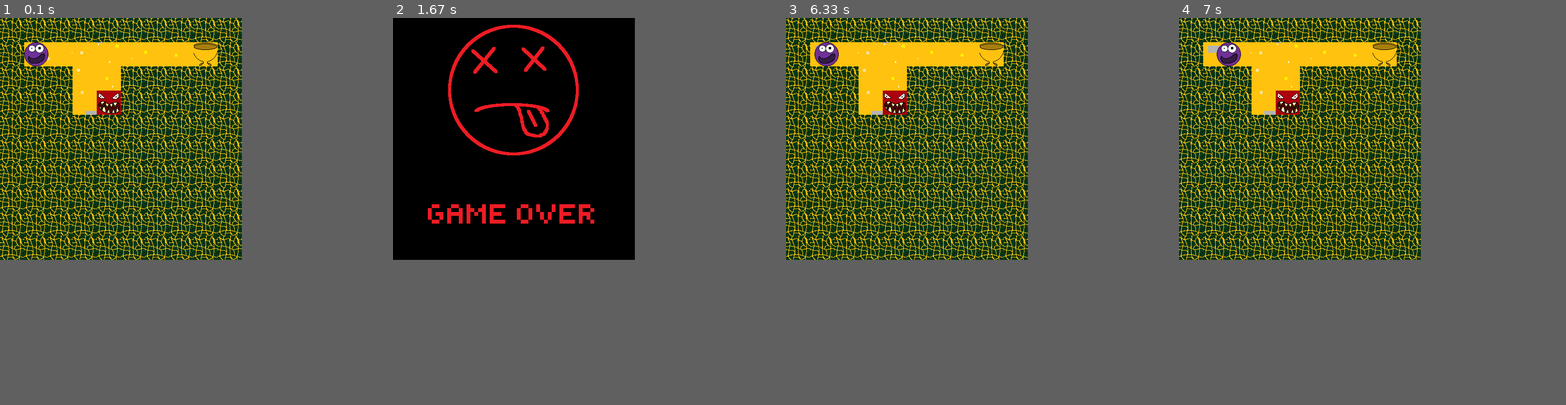
Above: before the commit, frames 1-4 (left to right).
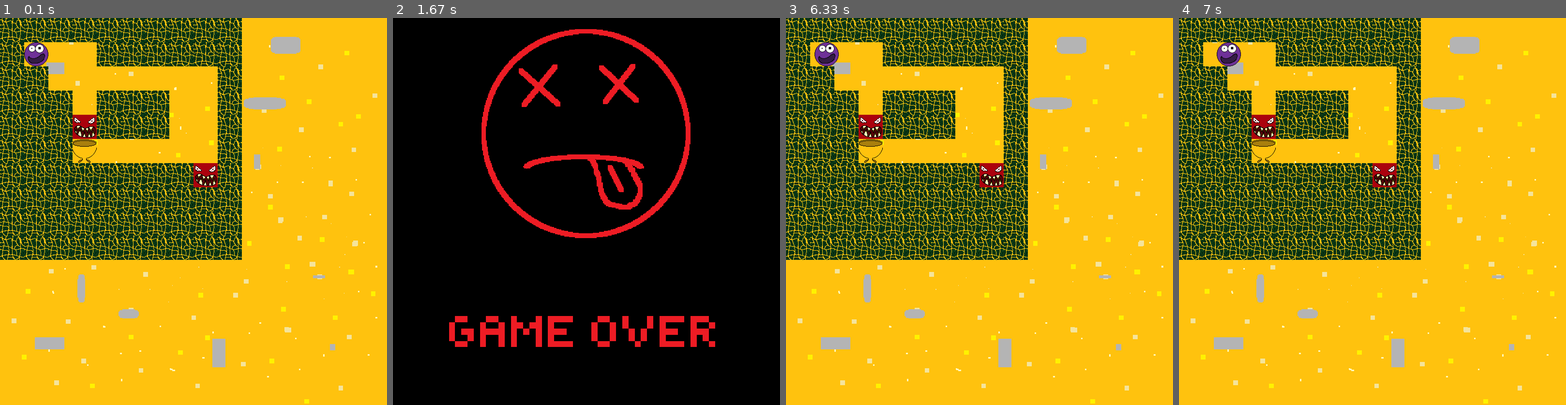
Above: after the commit, the same moments.

Repository: romagav/pygame_project
Game: pygame game, started from main.py
The game is run twice, just before and just after one commit, with the same random seed, the same clock (stepped at 60 frames per second) and the same inputs.
Inputs:
- Up to frame 1 (0.1 s): no input
- Up to frame 2 (1.67 s): hold Right 0.33-0.8 s; hold Up 0.83-1.13 s
- Up to frame 3 (6.33 s): hold Right from 6.17 s (still down)
- Up to frame 4 (7 s): release Right at 6.63 s
In our replay, the window is 500x500 before the commit and 800x800 after it. These sizes can differ from the game's own. Grey fills any space a smaller window leaves; there, only what the larger window draws over its background counts as a difference.

The runs differ from the first frame. In frame 1, 9.8% of the frame differs, in the area x 3-98%, y 4-100%; in frame 2, 8.9%; in frame 3, 9.8%; in frame 4, 9.8%.

Commit message:
design_update

Diff:
--- a/first_level.txt
+++ b/first_level.txt
@@ -1,10 +1,10 @@
 ##########
-#@      *#
-###  #####
-### !#####
+#@  ######
+##       #
+### ###  #
+###!###  #
+###*     #
+########!#
 ##########
 ##########
 ##########
-##########
-##########
-##########
--- a/main.py
+++ b/main.py
@@ -50,14 +50,17 @@
 fps = 60
 sprs = []
 clock = pygame.time.Clock()
-size = width, height = 500, 500
+size = width, height = 800, 800
 screen = pygame.display.set_mode(size)
 image = pygame.image.load('sand.png').convert_alpha()
 image = pygame.transform.scale(image, (width, height))
 screen.blit(image, (0, 0))
 image_go = pygame.image.load('screen_gameover.png').convert_alpha()
+image_go = pygame.transform.scale(image_go, (width, height))
 image_nl = pygame.image.load('screen_nextlevel.png').convert_alpha()
+image_nl = pygame.transform.scale(image_nl, (width, height))
 image_end = pygame.image.load('screen_win.png').convert_alpha()
+image_end = pygame.transform.scale(image_end, (width, height))
 pygame.mixer.music.load('sizif.mp3')
 pygame.mixer.music.play(-1)
 player = None
--- a/second_level.txt
+++ b/second_level.txt
@@ -1,10 +1,10 @@
-##########
-#@ #######
-#  *    !#
-#       !#
-#       !#
-# ########
-# ########
-# ########
-# ########
-##########
+############
+#@ #########
+#       !###
+#       !* #
+#       !# #
+# ######## #
+# ######## #
+#  ####### #
+#          #
+############
